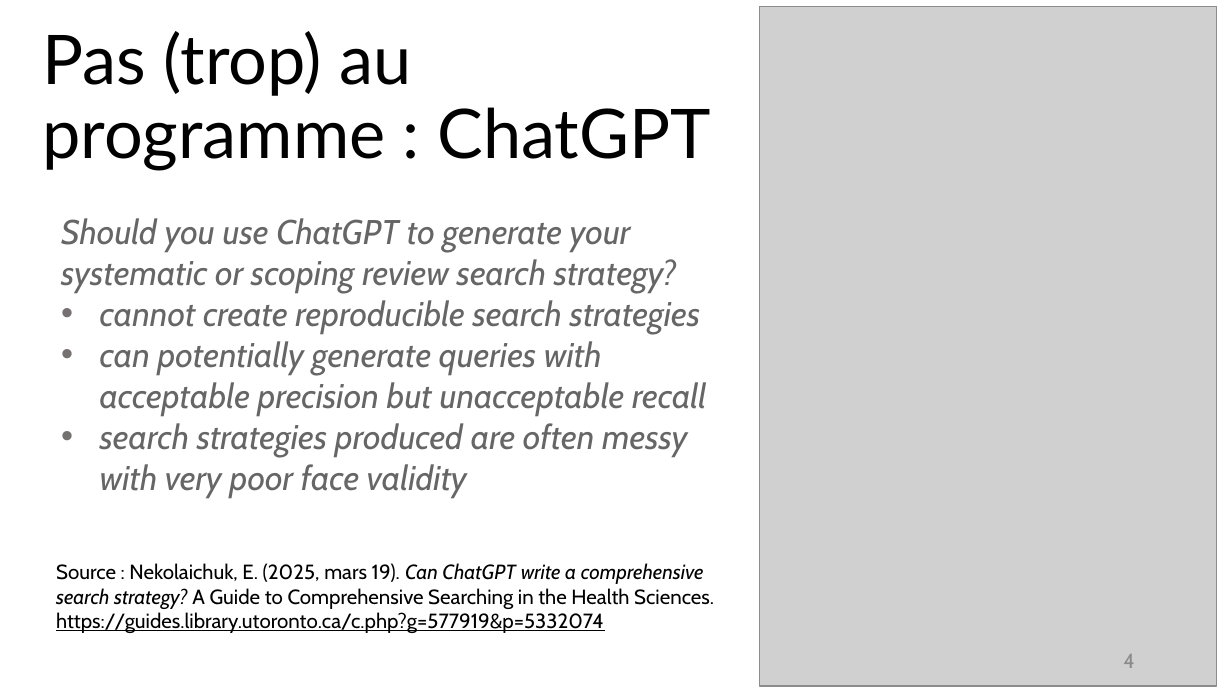
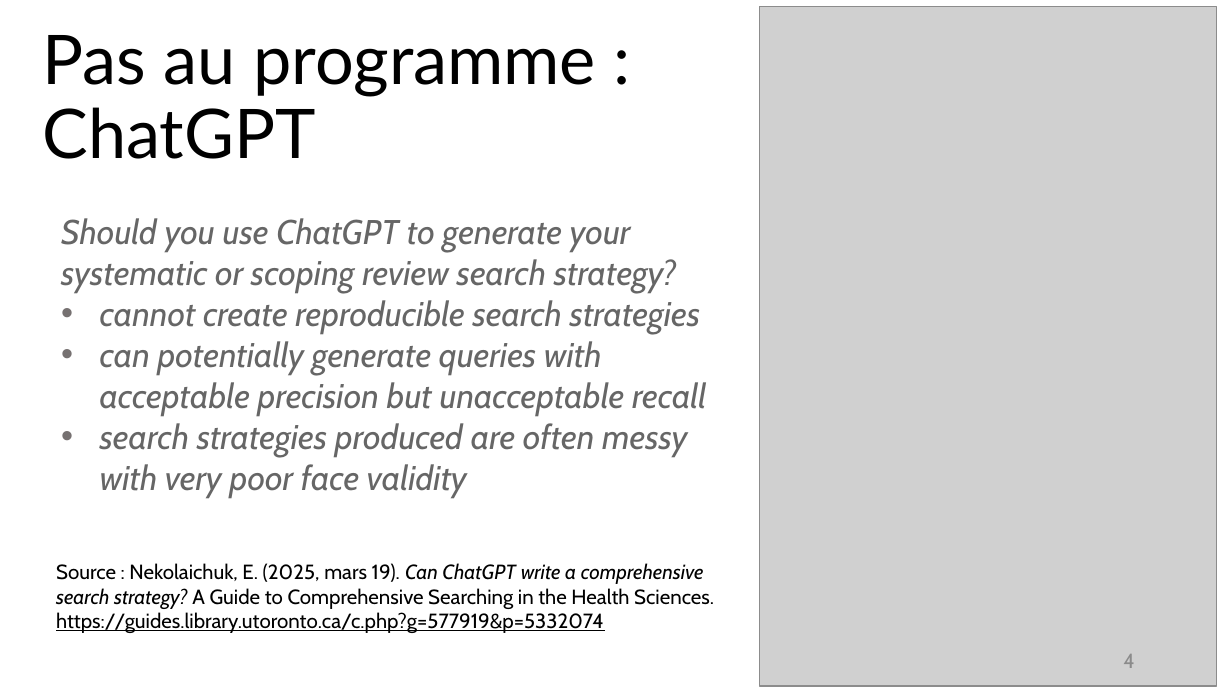
Before and after one commit to fflamerie/intro_revlit, a slide deck: slide 4 of docs/Intro_RevLit.odp. Drawn at 1232x693 pixels with LibreOffice and Linux fonts; fonts in the diff are those of the drawing; grey boxes stand for pictures. Boxes give left, top, right and bottom in pixels: in the first picture for what was removed or moved away, otherwise in the second. Text is boxed around its words. In the diff, an @@ line names an element or a change of style, - is before the commit and + after.

```diff
--- a/docs/Intro_RevLit.odp
+++ b/docs/Intro_RevLit.odp
@@ title at (43, 35, 596, 159): text changed @@
-Pas (trop) au programme : ChatGPT
+Pas au programme : ChatGPT
```
Also in this commit, not shown: 18 other slides changed, 8 slides added, 4 other files.
